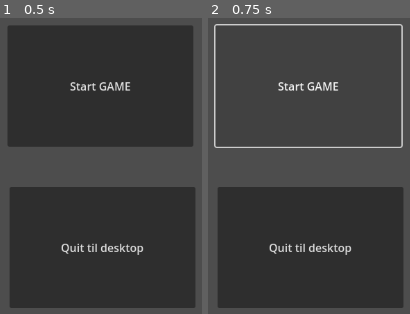
Above: before the commit, frames 1-2 (left to right).
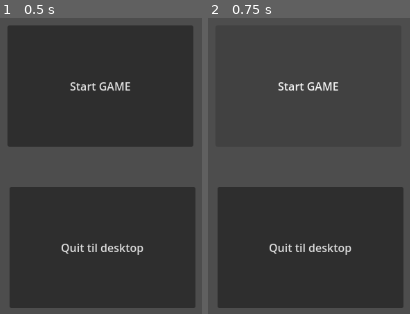
Above: after the commit, the same moments.

Repository: Crisstuff/spillUtvikling
Game: Godot game, scene res://tittle_screen.tscn
The game is run twice, just before and just after one commit, with the same random seed, the same clock (stepped at 60 frames per second) and the same inputs. The project has no main scene, so this scene is started directly.
Inputs:
- Up to frame 1 (0.5 s): no input
- Up to frame 2 (0.75 s): click "Start GAME" at 0.5 s

Frame 1 is identical in both runs. In frame 2, 2.1% of the frame differs, in the area x 2-97%, y 2-44%.

Commit message:
prøvde og få en funsjonell start button

Diff:
--- /dev/null
+++ b/spillutvikling/start_button.gd
@@ -0,0 +1,20 @@
+extends Button
+
+
+# Called when the node enters the scene tree for the first time.
+func _ready() -> void:
+	pass # Replace with function body.
+
+
+# Called every frame. 'delta' is the elapsed time since the previous frame.
+func _process(delta: float) -> void:
+	pass
+
+
+func _on_StartButton_pressed() -> void:
+	get_tree().change_scene_to_file("res://tittle_screen.tscn")
+	pass # Replace with function body.
+
+func _on_QuitButton_pressed() -> void:
+	get_tree().change_scene_to_file("res://tittle_screen.tscn")
+	pass # Replace with function body.
--- /dev/null
+++ b/spillutvikling/tittle_screen.gd
@@ -0,0 +1,20 @@
+extends Control
+
+
+# Called when the node enters the scene tree for the first time.
+func _ready() -> void:
+	pass # Replace with function body.
+
+
+# Called every frame. 'delta' is the elapsed time since the previous frame.
+func _process(delta: float) -> void:
+	pass
+
+
+func _on_start_button_pressed() -> void:
+	get_tree().change_scene_to_file("res://tittle_screen.tscn")
+	pass # Replace with function body.
+
+
+func _on_quit_button_pressed() -> void:
+	pass # Replace with function body.
--- a/spillutvikling/tittle_screen.tscn
+++ b/spillutvikling/tittle_screen.tscn
@@ -1,4 +1,6 @@
-[gd_scene format=3 uid="uid://sdrar6wcotpt"]
+[gd_scene load_steps=2 format=3 uid="uid://sdrar6wcotpt"]
+
+[ext_resource type="Script" path="res://tittle_screen.gd" id="1_mqaui"]
 
 [node name="Tittle screen" type="Control"]
 layout_mode = 3
@@ -7,8 +9,9 @@
 anchor_bottom = 1.0
 grow_horizontal = 2
 grow_vertical = 2
+script = ExtResource("1_mqaui")
 
-[node name="Start button" type="Button" parent="."]
+[node name="StartButton" type="Button" parent="."]
 layout_mode = 1
 anchors_preset = -1
 offset_left = 452.0
@@ -17,7 +20,7 @@
 offset_bottom = 268.0
 text = "Start GAME"
 
-[node name="Quit button" type="Button" parent="."]
+[node name="QuitButton" type="Button" parent="."]
 layout_mode = 1
 anchors_preset = -1
 offset_left = 455.0
@@ -26,3 +29,6 @@
 offset_bottom = 501.0
 text = "Quit til desktop
 "
+
+[connection signal="pressed" from="StartButton" to="." method="_on_start_button_pressed"]
+[connection signal="pressed" from="QuitButton" to="." method="_on_quit_button_pressed"]
